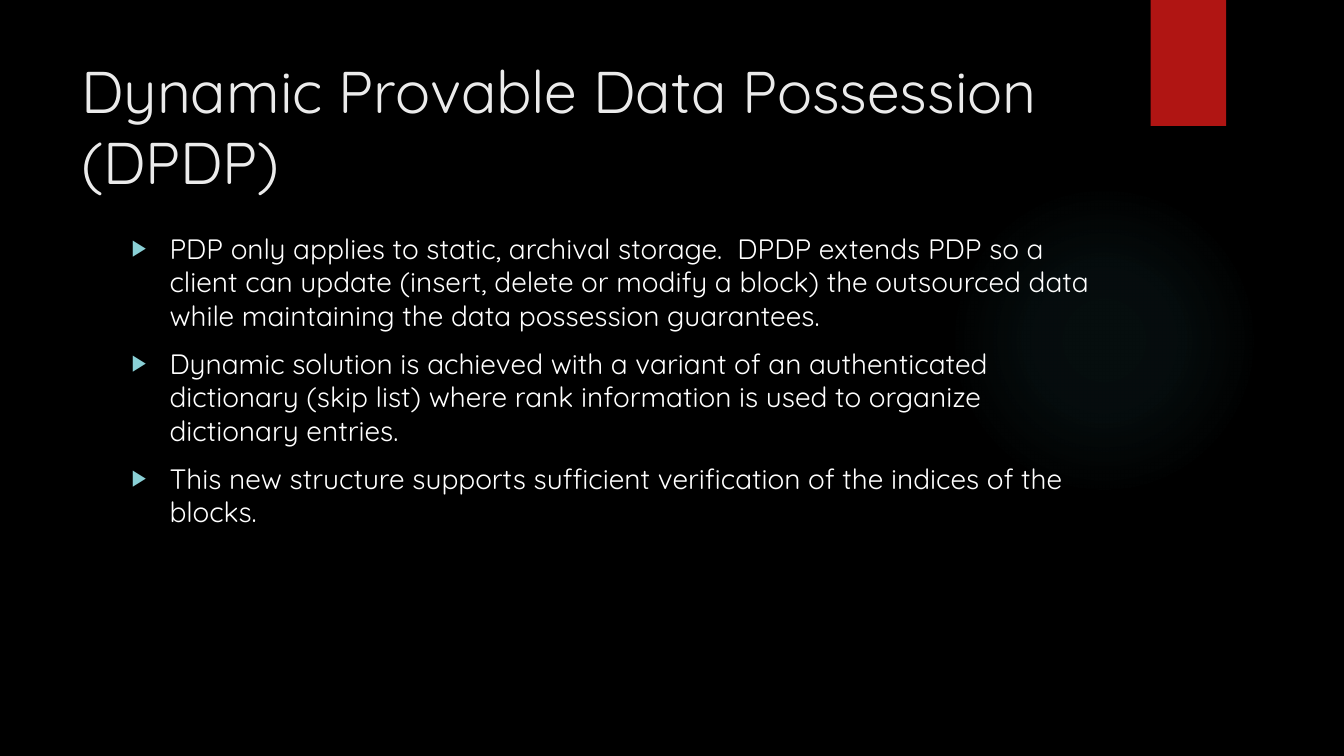
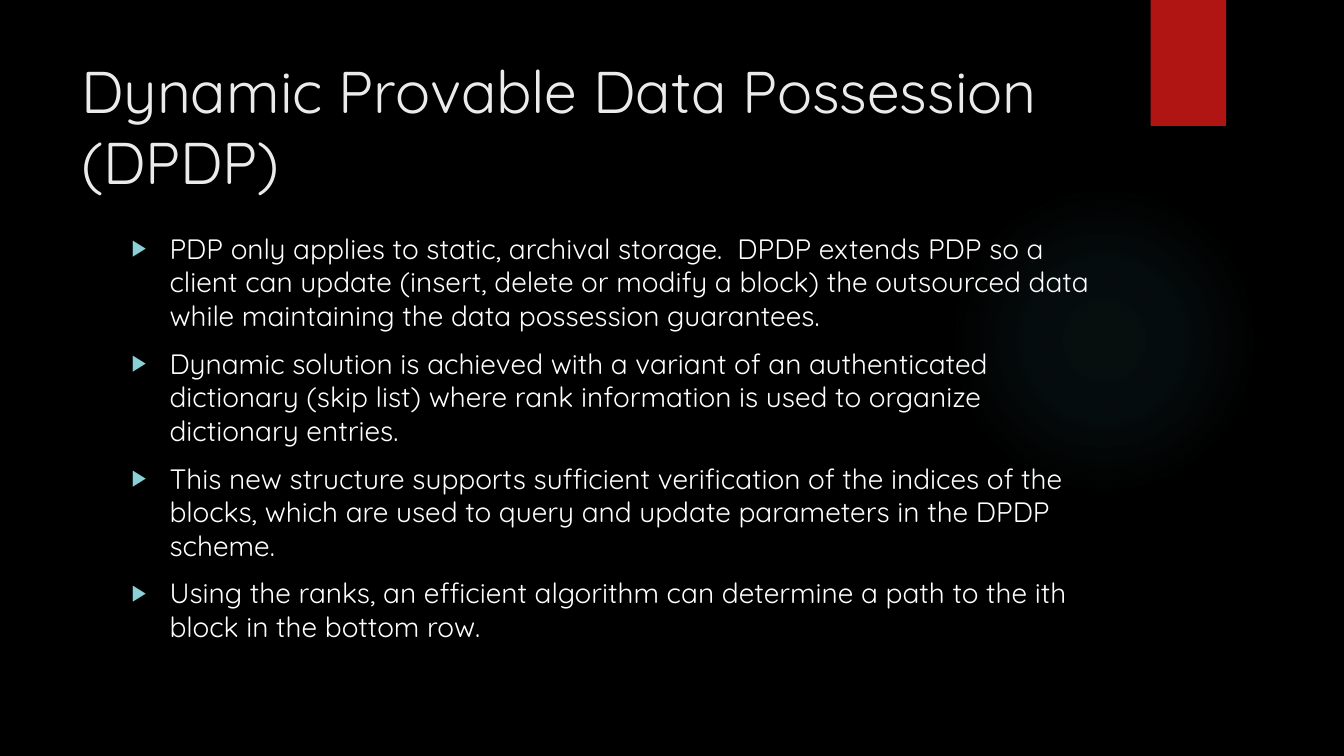
Before and after one commit to arielamberden/iSafe, a slide deck: slide 10 of Survey Paper/Survey Paper.pptx (slide 9 before the commit). Drawn at 1344x756 pixels with LibreOffice and Linux fonts; fonts in the diff are those of the drawing; background and template pictures are left out. Boxes give left, top, right and bottom in pixels: in the first picture for what was removed or moved away, otherwise in the second. Text is boxed around its words. In the diff, an @@ line names an element or a change of style, - is before the commit and + after.

```diff
--- a/Survey Paper/Survey Paper.pptx
+++ b/Survey Paper/Survey Paper.pptx
@@ text at [170, 468, 1066, 638]: text changed @@
-▶ This new structure supports sufficient verification of the indices of the blocks.
+▶ This new structure supports sufficient verification of the indices of the blocks, which are used to query and update parameters in the DPDP scheme.
+▶ Using the ranks, an efficient algorithm can determine a path to the ith block in the bottom row.
```
Also in this commit, not shown: 2 other slides changed, 2 slides added.
